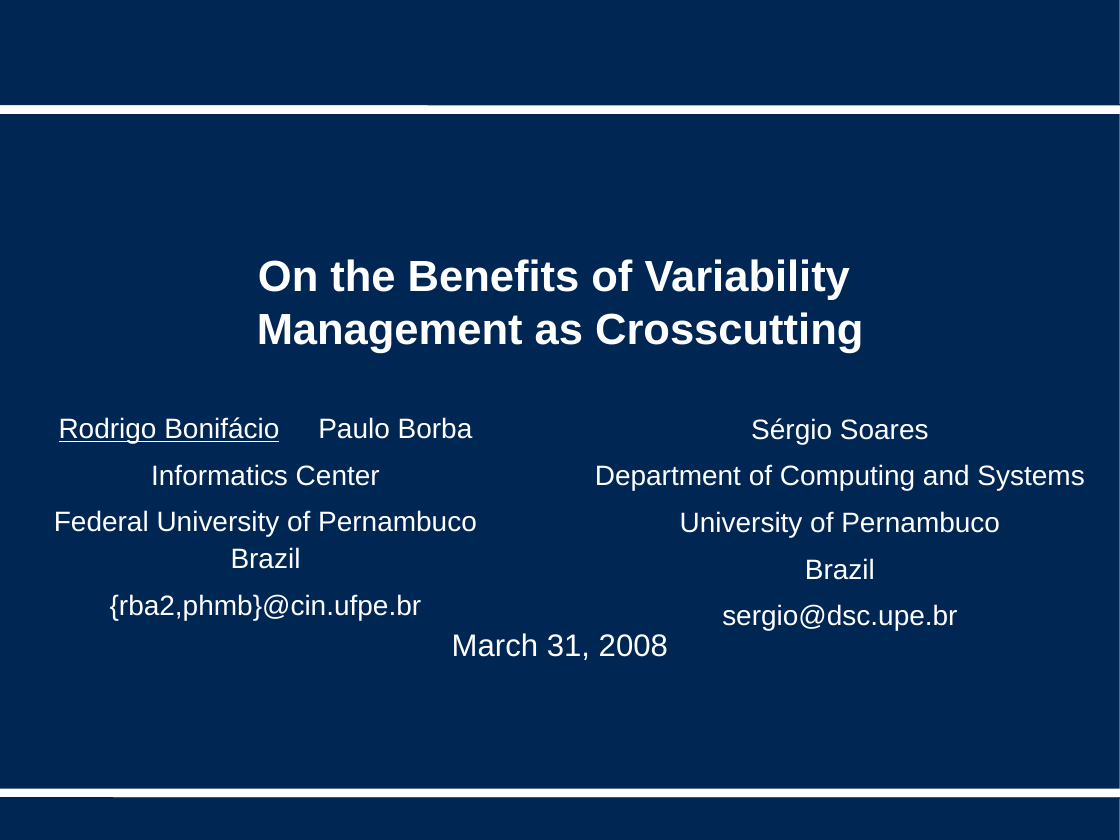
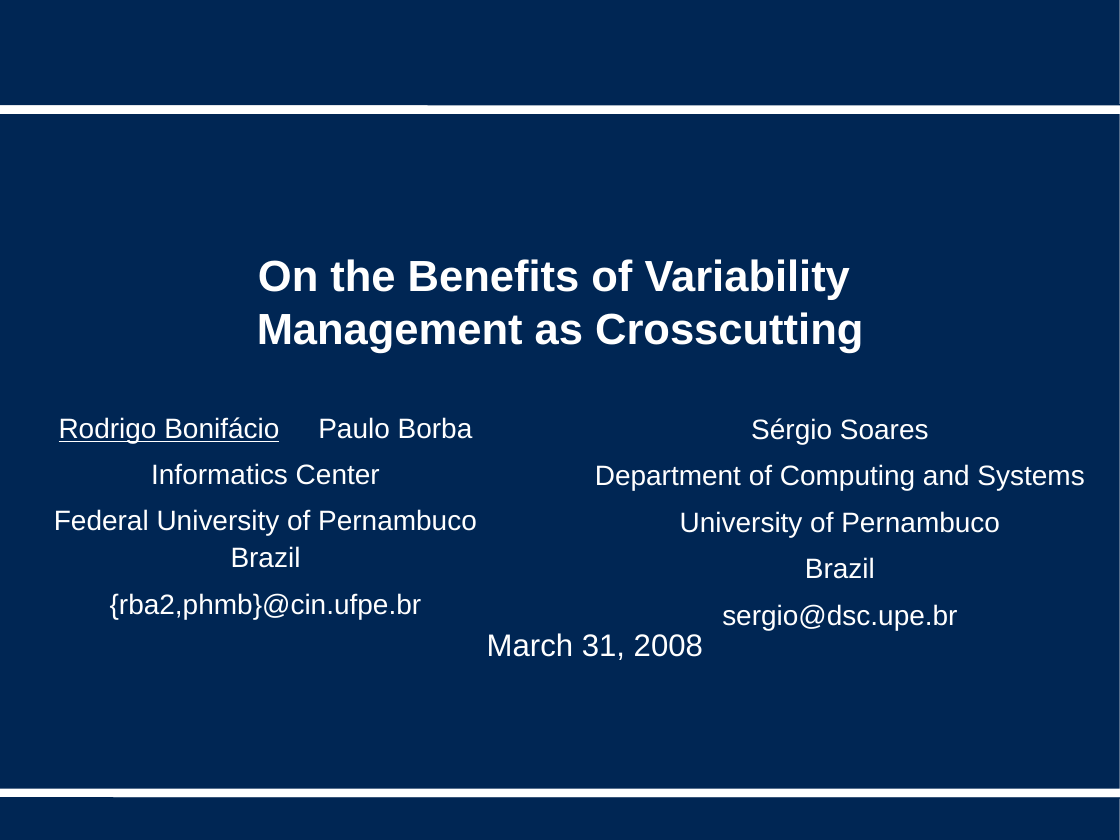
Before and after one commit to rbonifacio/variability-management-research, a slide deck: slide 1 of VariabilityManagement/docs/papers/ea/EA AOSD-RBA.ppt. Drawn at 1120x840 pixels with LibreOffice and Linux fonts; fonts in the diff are those of the drawing; background and template pictures are left out. Boxes give left, top, right and bottom in pixels: in the first picture for what was removed or moved away, otherwise in the second. Text is boxed around its words. In the diff, an @@ line names an element or a change of style, - is before the commit and + after.

```diff
--- a/VariabilityManagement/docs/papers/ea/EA AOSD-RBA.ppt
+++ b/VariabilityManagement/docs/papers/ea/EA AOSD-RBA.ppt
@@ text "Sérgio Soares" at <box>595,418,1084,630</box>: line spacing 23.9pt to 23.7pt; line spacing 24pt to 23.9pt @@
@@ subtitle "March 31, 2008" at <box>487,633,703,660</box>: list level 1 to 2 in "March 31, 2008"; line spacing 23.9pt to 23.7pt @@
```
Also in this commit, not shown: 5 other slides changed, 2 slides added.
